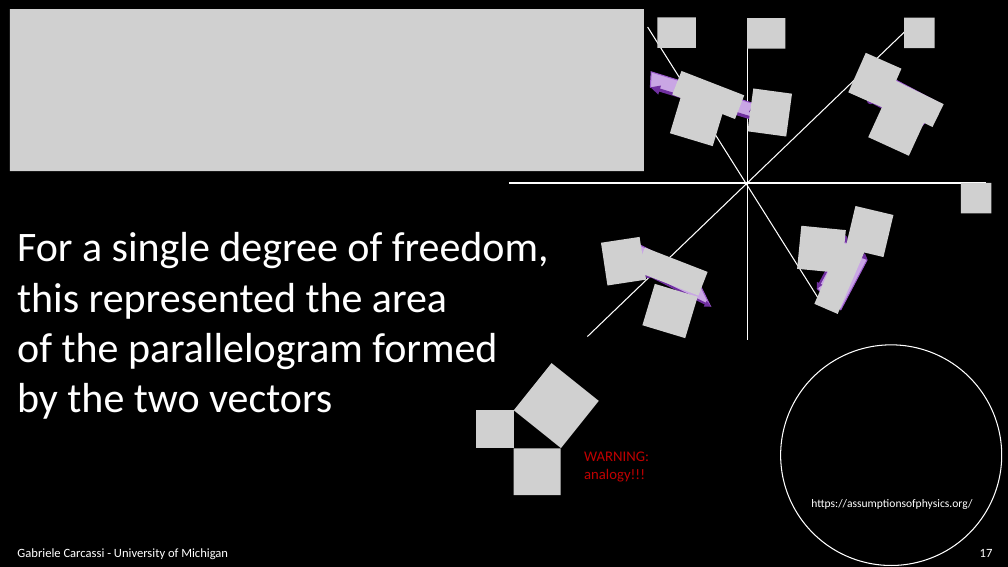
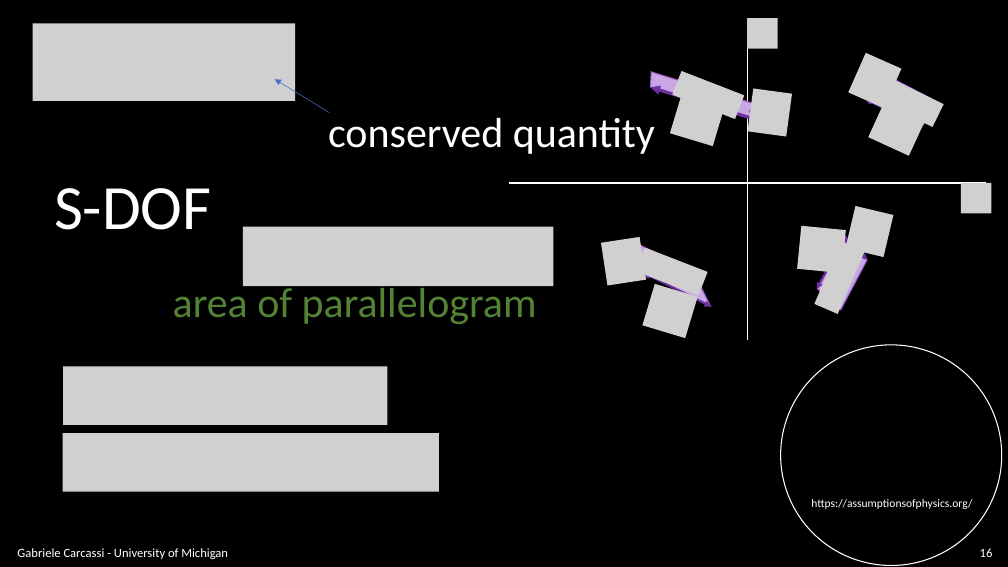
Before and after one commit to assumptionsofphysics/slides, a slide deck: slide 16 of BookCompanions-v2/RP-Class-4.pptx (slide 17 before the commit). Drawn at 1008x567 pixels with LibreOffice and Linux fonts; fonts in the diff are those of the drawing; grey boxes stand for pictures; background and template pictures are left out. Boxes give left, top, right and bottom in pixels: in the first picture for what was removed or moved away, otherwise in the second. Text is boxed around its words. In the diff, an @@ line names an element or a change of style, - is before the commit and + after.

```diff
--- a/BookCompanions-v2/RP-Class-4.pptx
+++ b/BookCompanions-v2/RP-Class-4.pptx
@@ picture removed at [10, 9, 644, 171] @@
@@ picture added at [33, 23, 295, 101] @@
@@ group removed at [588, 17, 935, 337]: 2 lines, 2 pictures @@
@@ picture: place and size @@
-picture at [747, 18, 785, 48]
+picture at [747, 18, 777, 48]
@@ arrow added from (329, 113) to (274, 79), #4472C4 0.5 pt @@
@@ text added at [328, 118, 655, 154], 40 pt, text #FFFFFF @@
+conserved quantity
@@ text added at [54, 188, 211, 230], 60 pt, text #FFFFFF @@
+S-DOF
@@ text removed at [17, 232, 549, 419] @@
-For a single degree of freedom,
-this represented the area
-of the parallelogram formed
-by the two vectors
@@ picture added at [243, 227, 554, 287] @@
@@ text added at [173, 282, 537, 324], 40 pt, text #548235 @@
+area of parallelogram
@@ picture added at [64, 367, 388, 425] @@
@@ picture removed at [514, 364, 599, 449] @@
@@ picture removed at [476, 411, 514, 448] @@
@@ picture added at [63, 433, 439, 492] @@
@@ picture removed at [514, 448, 561, 495] @@
@@ text removed at [584, 451, 649, 482] @@
-WARNING:
-analogy!!!
@@ page number at [980, 548, 993, 557]: text changed @@
-17
+16
```
Also in this commit, not shown: 9 other slides changed, 2 slides added, 1 slide removed, 1 other file.
